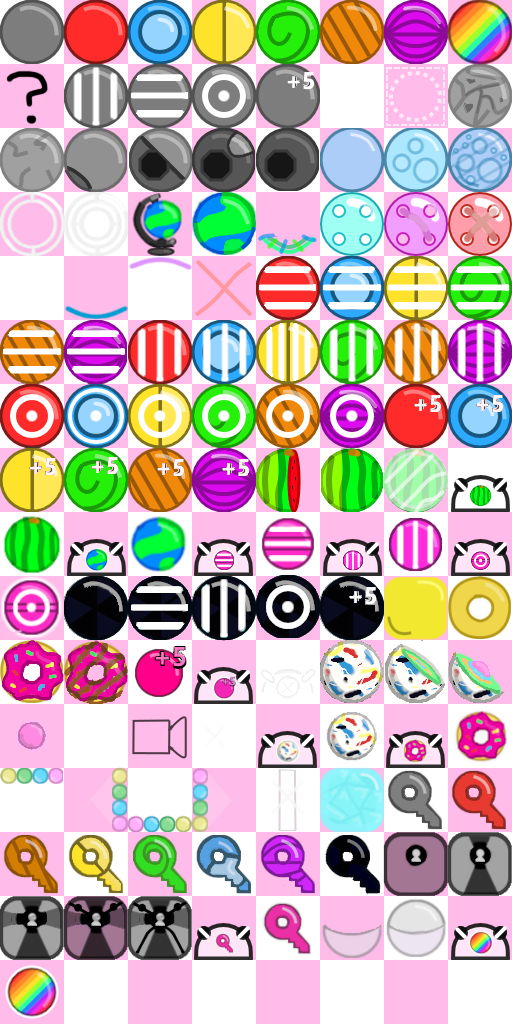
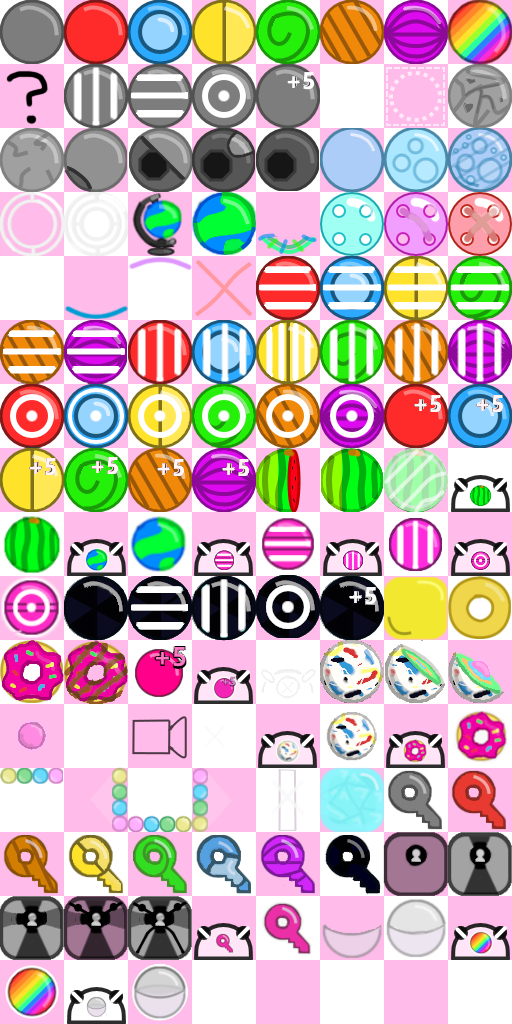
The second 512 × 1024 image is a revision of the first. Changes to its layers:
painted on "main" over [67, 964, 188, 1024]
